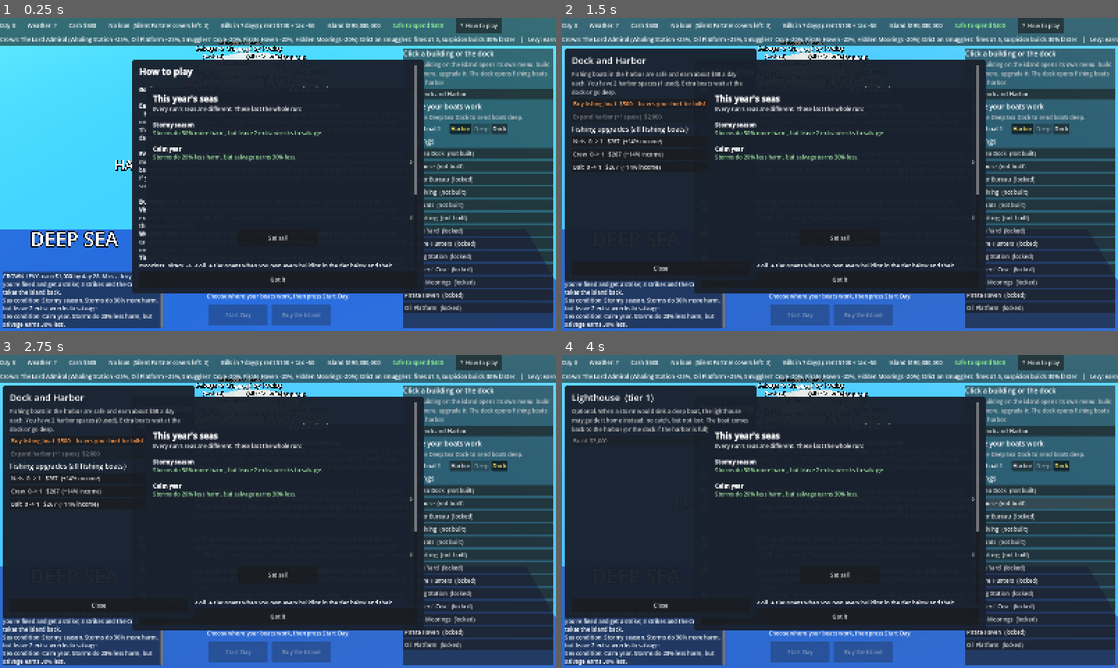
Above: before the commit, frames 1-4 (two rows, left to right).
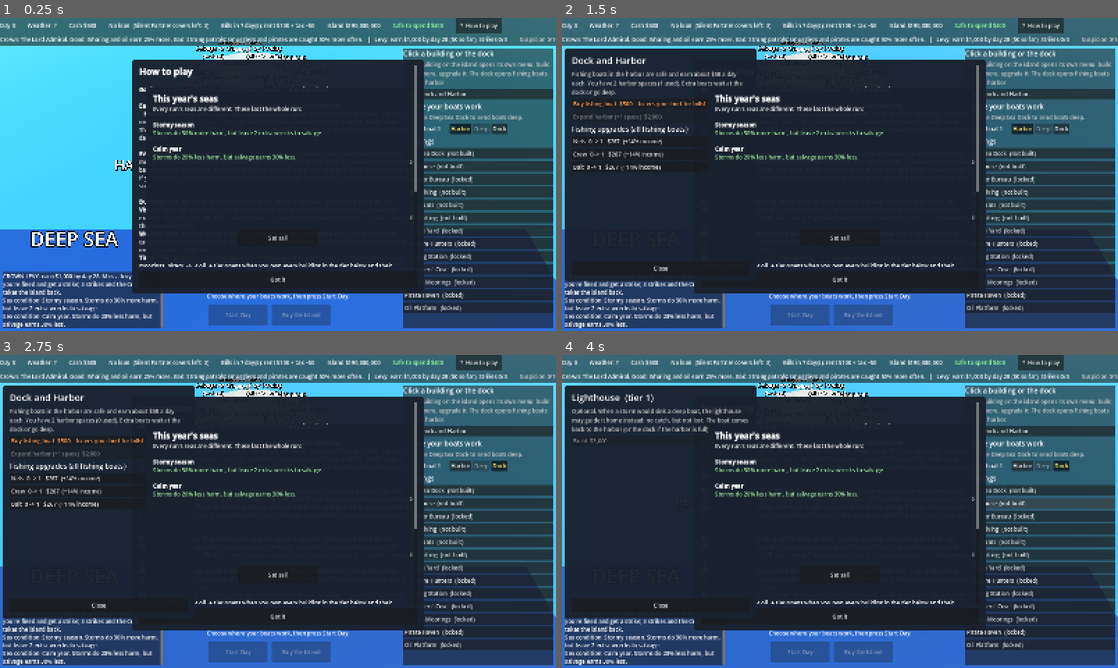
Above: after the commit, the same moments.

Repository: Sneakylandshark/Fishopoly
Game: Godot game, scene res://scenes/main.tscn
Two runs of this game, one before a commit and one after it. Both use one fixed random seed, a clock stepped at 60 frames per second and the inputs below.
Inputs:
- Up to frame 1 (0.25 s): no input
- Up to frame 2 (1.5 s): click "Open Dock and Harbor" at 0.5 s; click "Harbor" at 1.25 s
- Up to frame 3 (2.75 s): click "Dock" at 2 s
- Up to frame 4 (4 s): click "Deep Sea Dock (not built)" at 2.75 s; click "Lighthouse (not built)" at 3.5 s

The runs differ from the first frame. In frame 1, 0.9% of the frame differs, in the area x 12-100%, y 5-57%; in frame 2, 0.9%; in frame 3, 0.9%; in frame 4, 0.9%.

Commit message:
Six Crowns picked at run start; remove Crown greed; tribute becomes a levy decree
- All six Crowns from the design (Lord Admiral, Merchant Admiral, Queen's Privateer,
  Treasure Fleet, Turtle Ship, Iron Fleet), each with a good and a bad side
- Crown pick after the sea conditions (six-button grid in the pick panel)
- Rival pushes come from a random Crown you haven't served
- New Crown perks: rent_mult, news_swing, unit_cost_X, piracy_clean_add, price_mult
- Crown greed removed; staying loyal raises that season's levy instead of tribute
- stratplay crown= option

Co-Authored-By: Claude Opus 5.5 <noreply@anthropic.com>

Diff:
--- a/data/balance.json
+++ b/data/balance.json
@@ -43,35 +43,44 @@
 		"weeks_per_step": 2
 	},
 
-	"greed": {
-		"_note": "Each time your cash first passes a milestone ($10k, $100k, ...), weekly rent rises for good by this share of it (times the Crown's greed).",
-		"first_milestone": 10000
-	},
-
 	"crowns": {
-		"_note": "You start under the first Crown. As you get rich, the rival pushes for the island (at these shares of the island price). Stay = pay tribute (weeks of income, rising each push). Defect (once, one-way) = the island is …(216 unchanged characters)…
-		"start": {
-			"name": "The Lord Admiral",
-			"inspired_by": "Horatio Nelson",
-			"pitch": "Strong navy, strict on smugglers. Pays well for whale oil and crude.",
-			"buffs": {"whaling": 1.25, "oil": 1.25, "smuggle": 0.8, "piracy": 0.8, "hiding": 0.8},
-			"_drawback": "Strict on smugglers: fines x1.5, suspicion builds 30% faster.",
-			"perks": {"fine": 1.5, "suspicion": 1.3},
-			"greed": 0.02,
-			"tax_bands": [[1000, 0.0], [2500, 0.16], [10000, 0.30], [50000, 0.37], [1000000000000, 0.45]]
-		},
-		"rival": {
-			"name": "The Queen's Privateer",
-			"inspired_by": "Francis Drake",
-			"pitch": "Turns a blind eye to smugglers and pirates, taxes lightly, and asks for less.",
-			"buffs": {"smuggle": 1.25, "piracy": 1.25, "hiding": 1.25, "whaling": 0.75, "oil": 0.75},
-			"_drawback": "No navy to call on: deep-sea boats are 10% less likely to survive storms.",
-			"perks": {"survive_add": -0.1},
-			"greed": 0.01,
-			"tax_bands": [[1000, 0.0], [2500, 0.12], [10000, 0.25], [50000, 0.30], [1000000000000, 0.35]]
-		},
+		"_note": "You start under the first Crown. As you get rich, the rival pushes for the island (at these shares of the island price). Stay = this season's levy goes up (stay_levy_mult). The rival is a random Crown you haven't served. Defect (once, one-way) = the island is …(216 unchanged characters)…
+		"_list_note": "The six Crowns (Liam's table in Progression.md). You pick one at the start of a run. buffs = income multipliers per avenue. perks work like Visitors' perks (risk_X, fine, suspicion, survive_add, launder_add) plus Crown-only ones: rent_mult, news_swing (news moves x this), unit_cost_X (unit price), piracy_clean_add (share of piracy money that comes in clean), price_mult (island price). good/bad are shown to the player. Numbers are Proposed.",
+		"list": [
+			{"id": "lord_admiral", "name": "The Lord Admiral", "inspired_by": "Horatio Nelson (Britain)",
+				"pitch": "Strong navy, strict on smugglers. Pays well for whale oil and crude.",
+				"good": "Whaling and oil earn 25% more.", "bad": "Strong patrols: smugglers and pirates are caught 50% more often.",
+				"buffs": {"whaling": 1.25, "oil": 1.25}, "perks": {"risk_smuggle": 1.5, "risk_piracy": 1.5},
+				"tax_bands": [[1000, 0.0], [2500, 0.16], [10000, 0.30], [50000, 0.37], [1000000000000, 0.45]]},
+			{"id": "merchant_admiral", "name": "The Merchant Admiral", "inspired_by": "Michiel de Ruyter (Dutch Republic)",
+				"pitch": "Trade is everything. Low taxes, and no questions about where the money came from.",
+				"good": "Low tax, and laundering keeps 15% more.", "bad": "News moves prices 60% further, up and down.",
+				"buffs": {}, "perks": {"launder_add": 0.15, "news_swing": 1.6},
+				"tax_bands": [[1000, 0.0], [2500, 0.10], [10000, 0.20], [50000, 0.25], [1000000000000, 0.30]]},
+			{"id": "queens_privateer", "name": "The Queen's Privateer", "inspired_by": "Francis Drake (England)",
+				"pitch": "Piracy with a licence. Half of what your pirates take comes in clean, and the Crown takes its cut.",
+				"good": "Half of all piracy money comes in clean (no laundering, no suspicion).", "bad": "Taxed hard: up to 55%.",
+				"buffs": {}, "perks": {"piracy_clean_add": 0.5},
+				"tax_bands": [[1000, 0.0], [2500, 0.20], [10000, 0.35], [50000, 0.45], [1000000000000, 0.55]]},
+			{"id": "treasure_admiral", "name": "The Treasure Fleet Admiral", "inspired_by": "Zheng He (Ming China)",
+				"pitch": "Great fleets bring great riches, and great riches cost a great deal.",
+				"good": "Treasure earns 30% more, pearls 25% more.", "bad": "The island costs 50% more.",
+				"buffs": {"treasure": 1.3, "pearl": 1.25}, "perks": {"price_mult": 1.5},
+				"tax_bands": [[1000, 0.0], [2500, 0.16], [10000, 0.30], [50000, 0.37], [1000000000000, 0.45]]},
+			{"id": "turtle_admiral", "name": "The Turtle Ship Admiral", "inspired_by": "Yi Sun-sin (Joseon Korea)",
+				"pitch": "A careful defender. Protects your boats and your purse, and has no patience for crooks.",
+				"good": "Deep boats survive storms 15% more often, rent is 20% lower.", "bad": "Dirty money punished hard: fines x2, suspicion builds 50% faster.",
+				"buffs": {}, "perks": {"survive_add": 0.15, "rent_mult": 0.8, "fine": 2.0, "suspicion": 1.5},
+				"tax_bands": [[1000, 0.0], [2500, 0.16], [10000, 0.30], [50000, 0.37], [1000000000000, 0.45]]},
+			{"id": "iron_admiral", "name": "The Iron Fleet Admiral", "inspired_by": "Togo Heihachiro (Japan)",
+				"pitch": "Industry and steel. Builds fast, and expects you to keep up.",
+				"good": "Oil rigs and whaling ships cost 25% less.", "bad": "Rent is 25% higher.",
+				"buffs": {}, "perks": {"unit_cost_oil": 0.75, "unit_cost_whaling": 0.75, "rent_mult": 1.25},
+				"tax_bands": [[1000, 0.0], [2500, 0.16], [10000, 0.30], [50000, 0.37], [1000000000000, 0.45]]}
+		],
 		"push_at": [0.02, 0.1, 0.3],
-		"tribute_weeks": [0.2, 0.4, 0.6],
+		"_stay_note": "When the rival pushes (it replaces that season's decree), staying multiplies that season's levy by this (1st, 2nd, 3rd push).",
+		"stay_levy_mult": [1.5, 2.0, 3.0],
 		"appraisal": 1.1,
 		"defectors": 0.1
 	},
--- a/scenes/main.tscn
+++ b/scenes/main.tscn
@@ -475,7 +475,7 @@
 [b]Tiers:[/b] 1 fishing, pearls, crab, cray, deep sea  ->  2 salvage, treasure, whaling  ->  3 smuggling, hidden moorin …(219 unchanged characters)…
 [b]Dirty money[/b] (tier 3) is laundered at 70% but raises [b]suspicion[/b]. The higher it is, the likelier an investig …(381 unchanged characters)…
 [b]Crown levy:[/b] every 4 weeks the Crown sets a target: earn at least that much this season (you keep the money). Mis …(184 unchanged characters)…
-[b]Crowns:[/b] each Crown has buffs AND drawbacks. As you get rich a rival Crown pushes for the island. Stay and pay tribute, or defect once to the rival (new buffs and drawbacks, dearer island, some crews leave).
+[b]Crowns:[/b] you choose 1 of 6 Crowns at the start. Each has a good side AND a bad side (status bar). As you get rich a rival Crown (a random one you haven't served) pushes for the island (in place of that season's decree). Stay and that season's levy goes up, or defect once to the rival (new buffs and drawbacks, dearer island, some crews leave).
 [b]News:[/b] each week one market goes up or down 50% (status bar).
 "
 
@@ -675,7 +675,7 @@
 
 [node name="Stay" type="Button" parent="UI/CrownChoice/Box/Buttons"]
 custom_minimum_size = Vector2(220, 48)
-text = "Stay (pay tribute)"
+text = "Stay (bigger levy)"
 
 [node name="Defect" type="Button" parent="UI/CrownChoice/Box/Buttons"]
 custom_minimum_size = Vector2(220, 48)
--- a/scripts/game.gd
+++ b/scripts/game.gd
@@ -53,6 +53,8 @@
 var season_log: Array = []
 # Tests can scale every levy target (1 = as in balance.json)
 var levy_scale := 1.0
+# This season's levy multiplier (staying loyal when the rival pushes raises it)
+var levy_mult := 1.0
 # Clean money earned this week (only clean money is taxed)
 var week_taxable := 0.0
 var last_week := 0.0
@@ -61,8 +63,6 @@
 var upcoming: Array = []
 var harbor_spaces := 0
 var harbor_buys := 0
-var greed_rent := 0.0
-var next_milestone := 0.0
 var over := false
 var price := 0.0
 
@@ -86,6 +86,9 @@
 # Crowns, suspicion, news
 var crown: Dictionary = {}
 var defected := false
+# Indexes into data.crowns.list: the Crowns you have served, and the rival pushing right now
+var served: Array = []
+var rival_index := -1
 var push_index := 0
 var pending_push := -1
 var suspicion := 0.0
@@ -144,8 +147,6 @@
 	last_storm = 0
 	harbor_spaces = int(data.start.harbor_spaces)
 	harbor_buys = 0
-	greed_rent = 0.0
-	next_milestone = data.greed.first_milestone
 	over = false
 	price = data.island_price
 	boats = []
@@ -165,7 +166,10 @@
 	for key in data.avenues:
 		levels[key] = _zeros(data.avenues[key].paths.size())
 	wrecks = 0
-	crown = data.crowns.start
+	# The Lord Admiral until the player picks a Crown (right after the sea conditions)
+	crown = data.crowns.list[0]
+	served = [0]
+	rival_index = -1
 	defected = false
 	push_index = 0
 	pending_push = -1
@@ -191,6 +195,7 @@
 	strikes = 0
 	decree = {}
 	season_log = []
+	levy_mult = 1.0
 	_say("Day 0. You own one small boat and a rock. %s owns the island and wants %s for it." % [crown.name, money(price)])
 	_say("CROWN LEVY: earn %s by day %d. Miss a levy and you're fined and get a strike; %d strikes and the Crown takes the island back." % [money(levy_target()), season_end_day(), int(data.levy.max_strikes)])
 	_draw_conditions()
@@ -265,7 +270,7 @@
 func unit_price(key: String) -> float:
 	var a: Dictionary = data.avenues[key]
 	var n := units_owned(key)
-	return a.unit * pow(data.unit_price_growth, max(n - 1, 0)) * (1.0 + data.upgrades.unit_price_per_level * avg_level(key))
+	return a.unit * pow(data.unit_price_growth, max(n - 1, 0)) * (1.0 + data.upgrades.unit_price_per_level * avg_level(key)) * perk("unit_cost_" + key)
 
 
 func upgrade_price(key: String, path: int) -> float:
@@ -335,7 +340,8 @@
 	m *= perk("income_all")
 	m *= float(crown.buffs.get(key, 1.0))
 	if news.get("key", "") == key:
-		m *= float(news.mult)
+		# Some Crowns make news move prices further
+		m *= 1.0 + (float(news.mult) - 1.0) * perk("news_swing")
 	return m
 
 
@@ -510,7 +516,7 @@
 	var n: int = max(0, int((week - 1) / int(r.weeks_per_step)))
 	var g: float = r.step_growth
 	var steps: float = n if is_equal_approx(g, 1.0) else (pow(g, n) - 1.0) / (g - 1.0)
-	return r.start + r.first_step * steps + greed_rent
+	return (r.start + r.first_step * steps) * perk("rent_mult")
 
 
 func next_rent() -> float:
@@ -751,9 +757,16 @@
 				boats.remove_at(i)
 				caught += 1
 		var de: float = a[w] * income_mult(key) * (n - caught)
+		# A licensed share of piracy (Queen's Privateer) comes in clean: no laundering, no suspicion
+		var licensed: float = de * clamp(perk(key + "_clean_add"), 0.0, 1.0)
+		clean += licensed
+		de -= licensed
 		dirty += de
 		dirty_risk += de * risk(key)
-		report.lines.append("%s: +$%s dirty" % [a.name, _money(de)])
+		if licensed > 0:
+			report.lines.append("%s: +$%s clean (licensed) +$%s dirty" % [a.name, _money(licensed), _money(de)])
+		else:
+			report.lines.append("%s: +$%s dirty" % [a.name, _money(de)])
 		if caught > 0:
 			report.lines.append("Patrols caught %d of your %s(s)!" % [caught, a.unit_name.to_lower()])
 
@@ -877,20 +890,6 @@
 	if not over and loan > 0 and day >= loan_due:
 		_liquidate(report)
 
-	# Crown greed: rent rises for good when cash first passes each milestone
-	while cash >= next_milestone:
-		greed_rent += crown.greed * next_milestone
-		report.lines.append("%s notices your wealth. Rent rises by $%s a week." % [crown.name, _money(crown.greed * next_milestone)])
-		next_milestone *= 10.0
-
-	# A rival Crown pushes for the island as you get rich (one at a time; the player must answer)
-	var pushes: Array = data.crowns.push_at
-	if not over and pending_push < 0 and push_index < pushes.size() and cash >= pushes[push_index] * price:
-		pending_push = push_index
-		push_index += 1
-		report["push"] = true
-		report.lines.append("%s pushes for the island!" % data.crowns.rival.name)
-
 	# After the weekly bills a visitor may come with an offer (not in the same week as a Crown push)
 	if not over and day % 7 == 0 and pending_push < 0:
 		_next_offer()
@@ -1057,9 +1056,30 @@
 
 # ---------- Rival Crowns ----------
 
-func tribute_now() -> float:
-	var steps: Array = data.crowns.tribute_weeks
-	return steps[min(max(pending_push, 0), steps.size() - 1)] * last_week
+func stay_levy_mult() -> float:
+	# Staying with your Crown when the rival pushes makes this season's levy bigger (each push more)
+	var steps: Array = data.crowns.stay_levy_mult
+	return float(steps[min(max(pending_push, 0), steps.size() - 1)])
+
+
+func rival() -> Dictionary:
+	# The Crown pushing for the island right now
+	return data.crowns.list[max(rival_index, 0)]
+
+
+func _pick_rival() -> void:
+	# A random Crown you haven't served
+	var pool := []
+	for i in data.crowns.list.size():
+		if not served.has(i):
+			pool.append(i)
+	rival_index = pool[rng.randi_range(0, pool.size() - 1)]
+
+
+func _push_due() -> bool:
+	# The rival pushes as you get rich (at shares of the island price), until you defect
+	var pushes: Array = data.crowns.push_at
+	return not defected and push_index < pushes.size() and cash >= pushes[push_index] * price
 
 
 func resolve_push(defect: bool) -> void:
@@ -1068,8 +1088,11 @@
 	var cr: Dictionary = data.crowns
 	if defect and not defected:
 		defected = true
-		crown = cr.rival
-		price *= cr.appraisal
+		var old_mult: float = perk("price_mult")
+		crown = cr.list[rival_index]
+		served.append(rival_index)
+		# Re-appraised dearer; a Crown with its own price rule (Treasure Fleet) changes it too
+		price *= cr.appraisal * perk("price_mult") / old_mult
 		# Some of your people stay loyal to the old Crown and leave
 		var left := 0
 		for i in range(boats.size() - 1, -1, -1):
@@ -1085,16 +1108,12 @@
 			counts[k] = keep
 		pending_push = -1
 		_say("You defected to %s. The island is re-appraised at %s. %d of your boats and crews stayed loyal to the old Crown and left." % [crown.name, money(price), left])
+		decree = {"id": "rival_push", "name": "New Crown", "text": "You serve %s now." % crown.name}
 	else:
-		var t := tribute_now()
-		cash -= t
-		var rep := {"lines": [], "removed": []}
-		if cash < 0:
-			_cover_shortfall(rep)
+		levy_mult = stay_levy_mult()
 		pending_push = -1
-		_say("You stayed with %s and paid %s in tribute to keep the rival away." % [crown.name, money(t)])
-		for line in rep.lines:
-			_say(line)
+		decree = {"id": "rival_push", "name": "Loyalty levy", "text": "You stayed with %s, so this season's levy is x%s." % [crown.name, str(levy_mult)]}
+		_say("You stayed with %s. To keep the rival away, this season's levy is now %s." % [crown.name, money(levy_target())])
 
 
 # ---------- Crown levies ----------
@@ -1104,10 +1123,12 @@
 	var lv: Dictionary = data.levy
 	var n: int = season if s < 0 else s
 	var t: Array = lv.targets
+	# The loyalty multiplier only applies to the current season
+	var m: float = levy_scale * (levy_mult if n == season else 1.0)
 	if n <= t.size():
-		return float(t[n - 1]) * levy_scale
+		return float(t[n - 1]) * m
 	# After the table ends, each season asks growth_after times the last
-	return float(t[-1]) * pow(float(lv.growth_after), n - t.size()) * levy_scale
+	return float(t[-1]) * pow(float(lv.growth_after), n - t.size()) * m
 
 
 func season_end_day() -> int:
@@ -1141,8 +1162,17 @@
 			return
 	season += 1
 	season_earned = 0.0
+	levy_mult = 1.0
 	decree = {}
-	if season >= int(lv.decree_from_season):
+	# The rival Crown's push takes the place of this season's decree
+	if _push_due():
+		pending_push = push_index
+		push_index += 1
+		_pick_rival()
+		decree = {"id": "rival_push", "name": "Rival Crown", "text": "%s pushes for the island. Stay (this season's levy goes up) or defect." % rival().name}
+		report["push"] = true
+		report.lines.append("CROWN DECREE: %s pushes for the island! Stay loyal and this season's levy rises, or defect." % rival().name)
+	elif season >= int(lv.decree_from_season):
 		_draw_decree(report)
 	report.lines.append("NEXT LEVY: earn $%s by day %d." % [_money(levy_target()), season_end_day()])
 
@@ -1196,6 +1226,16 @@
 		options.append({"name": c.name, "text": c.text, "index": pool[n]})
 		_say("Sea condition: %s. %s" % [c.name, c.text])
 	pending_pick = {"kind": "conditions", "title": "This year's seas", "text": "Every run's seas are different. These last the whole run:", "options": options}
+
+
+func _offer_crowns() -> void:
+	# Every run starts by choosing which Crown to lease the rock from
+	var options := []
+	for i in data.crowns.list.size():
+		var c: Dictionary = data.crowns.list[i]
+		options.append({"name": c.name, "text": "Good: %s
+Bad: %s" % [c.good, c.bad], "index": i})
+	pending_pick = {"kind": "crown", "title": "Choose your Crown", "text": "Six Crowns will lease you the rock. Each has its own rules. You can defect later, but only once.", "options": options}
 
 
 func _check_tier_boon() -> void:
@@ -1233,6 +1273,19 @@
 		_apply_perks(b.perks)
 		pending_pick = {}
 		_say("Boon: %s. %s" % [b.name, b.text])
+		return true
+	if p.kind == "crown":
+		if choice < 0 or choice >= data.crowns.list.size():
+			return false
+		crown = data.crowns.list[choice]
+		served = [choice]
+		price = data.island_price * perk("price_mult")
+		pending_pick = {}
+		_say("You lease the rock from %s. %s %s The island costs %s." % [crown.name, crown.good, crown.bad, money(price)])
+		return true
+	if p.kind == "conditions":
+		_offer_crowns()
+		changed.emit()
 		return true
 	pending_pick = {}
 	changed.emit()
@@ -1573,8 +1626,12 @@
 	for key in data.avenues:
 		if key == "deep" or not built.has(key):
 			continue
+		# For tax, dirty avenues only count their licensed (clean) share, if any
+		var share := 1.0
 		if clean_only and data.avenues[key].get("dirty", false):
-			continue
+			share = clamp(perk(key + "_clean_add"), 0.0, 1.0)
+			if share <= 0.0:
+				continue
 		if key == "salvage":
 			if count_boats("barge") > 0:
 				var sv: Dictionary = data.avenues.salvage
@@ -1587,7 +1644,7 @@
 			n = count_boats(SHIP_KIND[key], "deep")
 		if key == "hiding":
 			n = int(counts.hiding) - hidden_own()
-		total += avg_per_day(key) * n
+		total += avg_per_day(key) * n * share
 	return total
 
 
--- a/scripts/main.gd
+++ b/scripts/main.gd
@@ -271,9 +271,7 @@
 	$UI/Actions/BuyIsland.disabled = not Game.can_afford(Game.island_price())
 	$UI/Actions/StartDay.disabled = animating or Game.over or Game.pending_push >= 0 or Game.pending_offer >= 0 or not Game.pending_pick.is_empty()
 	$UI/StatusBar/Row/Forecast.text = Game.forecast_text()
-	$UI/StatusBar/Row/Crown.text = "Crown: %s (%s)" % [Game.crown.name, _buff_text(Game.crown.buffs)]
-	if Game.crown.has("_drawback"):
-		$UI/StatusBar/Row/Crown.text += " " + Game.crown._drawback
+	$UI/StatusBar/Row/Crown.text = "Crown: %s. Good: %s Bad: %s" % [Game.crown.name, Game.crown.good, Game.crown.bad]
 	# The Crown's levy for this season, strikes and the season's decree
 	$UI/StatusBar/Row/Crown.text += "   |   " + Game.levy_text()
 	$UI/StatusBar/Row/Crown.modulate = Color(1, 0.6, 0.4) if Game.strikes > 0 else Color(1, 1, 1)
@@ -302,14 +300,18 @@
 	if not box.visible:
 		return
 	var cr: Dictionary = Game.data.crowns
-	var rival: Dictionary = cr.rival
+	var rival: Dictionary = Game.rival()
+	# The new price: re-appraised, and a Crown's own price rule (Treasure Fleet) swaps in
+	var new_price: float = Game.island_price() * cr.appraisal * float(rival.perks.get("price_mult", 1.0)) / float(Game.crown.perks.get("price_mult", 1.0))
 	var text := "[font_size=24][b]%s pushes for the island[/b][/font_size]\n[i](inspired by %s)[/i]\n\n%s\n\n" % [rival.name, rival.inspired_by, rival.pitch]
-	text += "[b]Stay[/b] with %s: pay %s in tribute (part of last week's earnings).\n\n" % [Game.crown.name, Game.money(Game.tribute_now())]
+	text += "[b]Stay[/b] with %s: this season's levy goes from %s to %s.\n\n" % [Game.crown.name, Game.money(Game.levy_target()), Game.money(Game.levy_target() * Game.stay_levy_mult())]
 	if Game.defected:
 		text += "You have already defected. There is no going back."
 		$UI/CrownChoice/Box/Buttons/Defect.disabled = true
 	else:
-		text += "[b]Defect[/b] to %s (one-way): the island is re-appraised at %s, you lose %s's buffs (%s) and gain theirs (%s), and about %d%% of your boats and crews stay loyal to the old Crown and leave." % [rival.name, Game.money(Game.island_price() * cr.appraisal), Game.crown.name, _buff_text(Game.crown.buffs), _buff_text(rival.buffs), int(cr.defectors * 100)]
+		text += "[b]Defect[/b] to %s (one-way): the island is re-appraised at %s, and about %d%% of your boats and crews stay loyal to the old Crown and leave.
+   You lose: %s %s
+   You gain: %s %s" % [rival.name, Game.money(new_price), int(cr.defectors * 100), Game.crown.good, Game.crown.bad, rival.good, rival.bad]
 		$UI/CrownChoice/Box/Buttons/Defect.disabled = false
 	$UI/CrownChoice/Box/Text.text = text
 
@@ -332,6 +334,17 @@
 	for o in p.options:
 		text += "[b]%s[/b]\n[color=#9fe39f]%s[/color]\n\n" % [o.name, o.text]
 	$UI/OfferChoice/Box/Text.text = text
+	# The Crown pick has six choices, so it uses its own grid of buttons instead of the usual three
+	var grid := _crown_grid()
+	grid.visible = p.kind == "crown"
+	$UI/OfferChoice/Box/Buttons.visible = p.kind != "crown"
+	if p.kind == "crown":
+		for i in grid.get_child_count():
+			var cb: Button = grid.get_child(i)
+			cb.visible = i < p.options.size()
+			if cb.visible:
+				cb.text = p.options[i].name
+		return true
 	var buttons := [$UI/OfferChoice/Box/Buttons/PickA, $UI/OfferChoice/Box/Buttons/PickB, $UI/OfferChoice/Box/Buttons/Later]
 	for i in buttons.size():
 		var b: Button = buttons[i]
@@ -347,9 +360,31 @@
 	return true
 
 
+func _crown_grid() -> GridContainer:
+	# Made once, the first time it's needed: six buttons, three to a row
+	var box: VBoxContainer = $UI/OfferChoice/Box
+	if box.has_node("CrownGrid"):
+		return box.get_node("CrownGrid")
+	var grid := GridContainer.new()
+	grid.name = "CrownGrid"
+	grid.columns = 3
+	grid.add_theme_constant_override("h_separation", 12)
+	grid.add_theme_constant_override("v_separation", 12)
+	box.add_child(grid)
+	for i in Game.data.crowns.list.size():
+		var b := Button.new()
+		b.custom_minimum_size = Vector2(260, 44)
+		b.pressed.connect(func(): Game.answer_pick(i))
+		grid.add_child(b)
+	return grid
+
+
 func _update_offer_choice() -> void:
 	if _update_pick():
 		return
+	# Not a pick: put the usual three buttons back
+	_crown_grid().visible = false
+	$UI/OfferChoice/Box/Buttons.visible = true
 	var box := $UI/OfferChoice
 	for b in [$UI/OfferChoice/Box/Buttons/PickA, $UI/OfferChoice/Box/Buttons/PickB, $UI/OfferChoice/Box/Buttons/Later]:
 		b.visible = true
--- a/tests/stratplay.gd
+++ b/tests/stratplay.gd
@@ -20,6 +20,8 @@
 var LEVY_SCALE := 1.0
 # decree_from= sets the first season with a decree for this test only (-1 = use balance.json)
 var DECREE_FROM := -1
+# crown= picks the starting Crown by id (e.g. turtle_admiral), or "random" (default: the Lord Admiral)
+var CROWN := "lord_admiral"
 var step := 0
 var game: Node
 var dice := RandomNumberGenerator.new()
@@ -37,6 +39,8 @@
 			STORM = float(a.substr(6))
 		elif a.begins_with("levy_scale="):
 			LEVY_SCALE = float(a.substr(11))
+		elif a.begins_with("crown="):
+			CROWN = a.substr(6)
 		elif a.begins_with("decree_from="):
 			DECREE_FROM = int(a.substr(12))
 	game = root.get_node_or_null("/root/Game")
@@ -118,7 +122,7 @@
 		for t in [2, 3, 4]:
 			if t_open[t] >= 0:
 				tier = t
-		print("RUN strat=%s seed=%d %s day=%d tier=%d t2=%d t3=%d  …(67 unchanged characters)… built=%d pbribes=%d strikes=%d season=%d" % [STRAT, SEED + r, result, game.day, tier, t_open[2], t_open[3], t_open[4], covers, str(game.defected), game.investigations, int(peak), end_cause, game.surveys, oil_day, game.permit_bribes, game.strikes, game.season])
+		print("RUN strat=%s seed=%d %s day=%d tier=%d t2=%d t3=%d  …(67 unchanged characters)… built=%d pbribes=%d strikes=%d season=%d crown=%s" % [STRAT, SEED + r, result, game.day, tier, t_open[2], t_open[3], t_open[4], covers, str(game.defected), game.investigations, int(peak), end_cause, game.surveys, oil_day, game.permit_bribes, game.strikes, game.season, game.crown.id])
 		print("SEASONS seed=%d %s" % [SEED + r, " ".join(game.season_log.map(func(x): return str(int(x))))])
 	return true
 
@@ -129,6 +133,13 @@
 # Pick the boon this strategy likes best: dirty strategies want dirty boons, the rest avoid them
 func _pick_boon() -> int:
 	var opts: Array = game.pending_pick.options
+	if game.pending_pick.kind == "crown":
+		if CROWN == "random":
+			return dice.randi_range(0, opts.size() - 1)
+		for i in game.data.crowns.list.size():
+			if game.data.crowns.list[i].id == CROWN:
+				return i
+		return 0
 	if game.pending_pick.kind != "boon":
 		return 0
 	for i in opts.size():
Not shown, changed: README.txt
